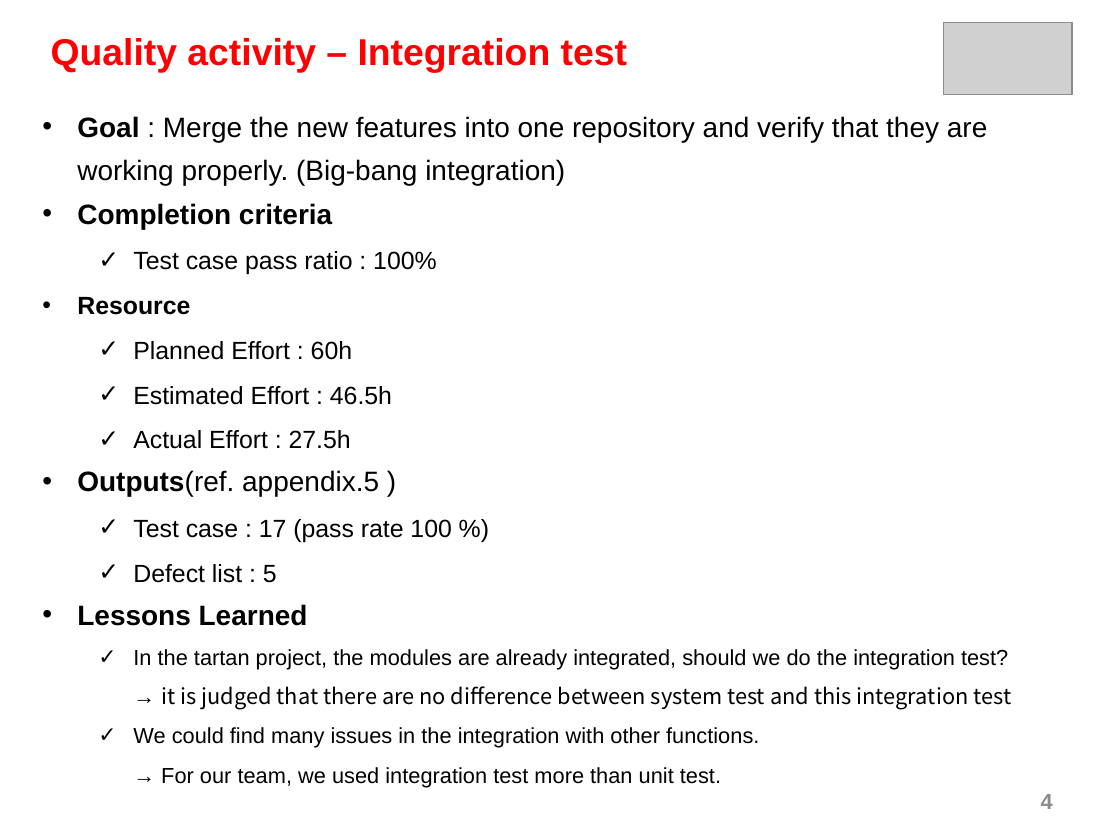
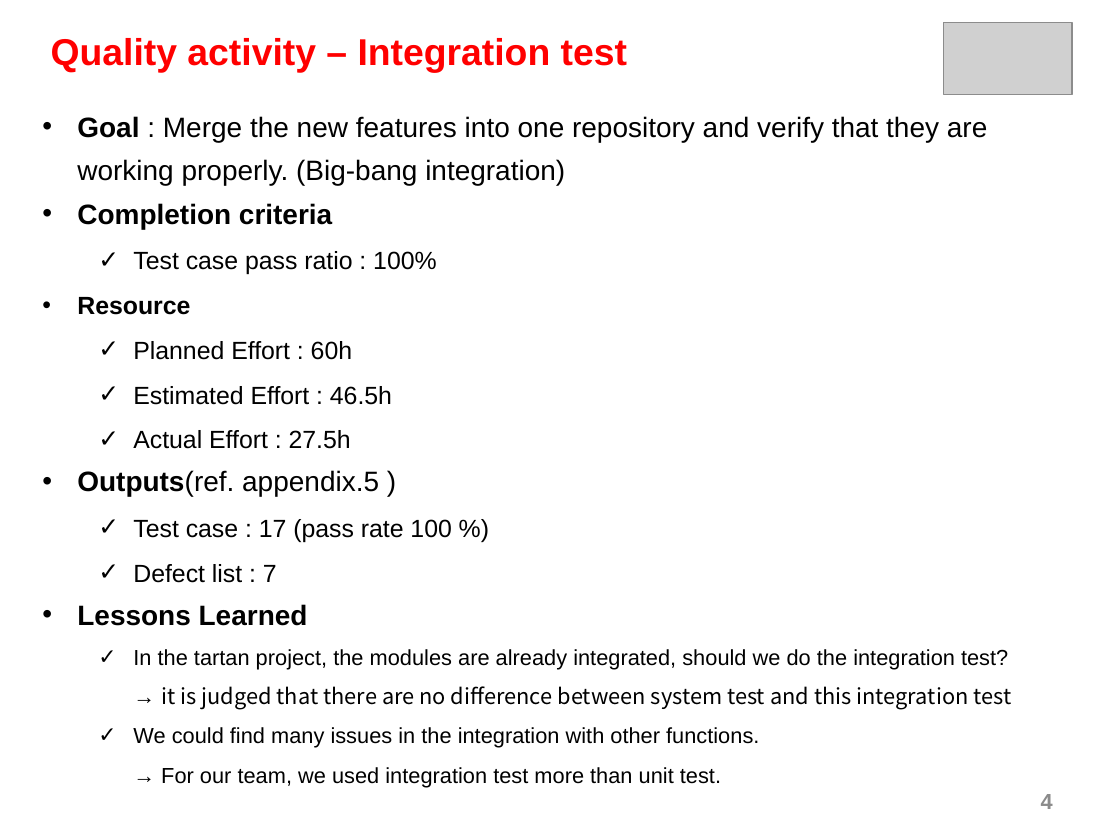
Before and after one commit to sunghochin/share_doc, a slide deck: slide 4 of bts_final-presentaion_0801_draft3_HY.pptx. Drawn at 1120x840 pixels with LibreOffice and Linux fonts; fonts in the diff are those of the drawing; grey boxes stand for pictures. Boxes give left, top, right and bottom in pixels: in the first picture for what was removed or moved away, otherwise in the second. Text is boxed around its words. In the diff, an @@ line names an element or a change of style, - is before the commit and + after.

Commit message:
defect add for integration

```diff
--- a/bts_final-presentaion_0801_draft3_HY.pptx
+++ b/bts_final-presentaion_0801_draft3_HY.pptx
@@ text at (133,564,277,583): text changed @@
-  ✓ Defect list : 5
+  ✓ Defect list : 7
```
Also in this commit, not shown: 1 other slide changed.
